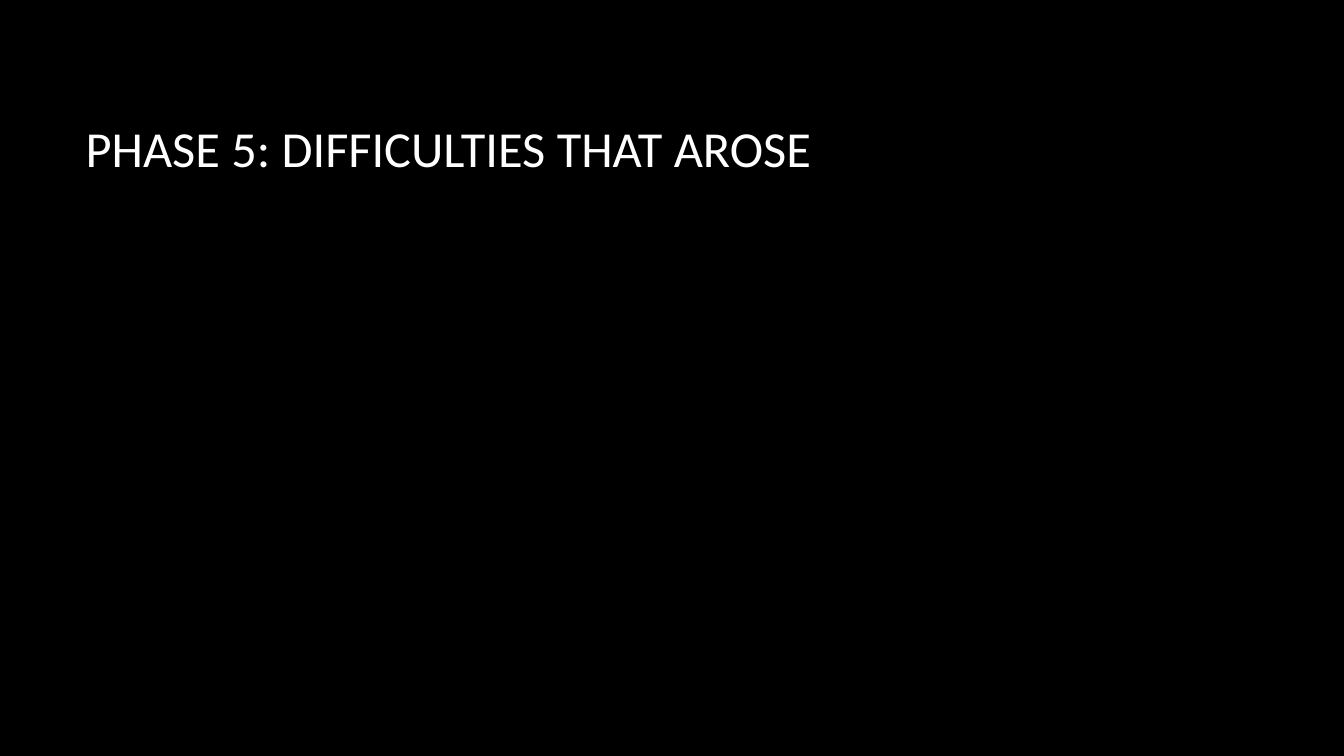
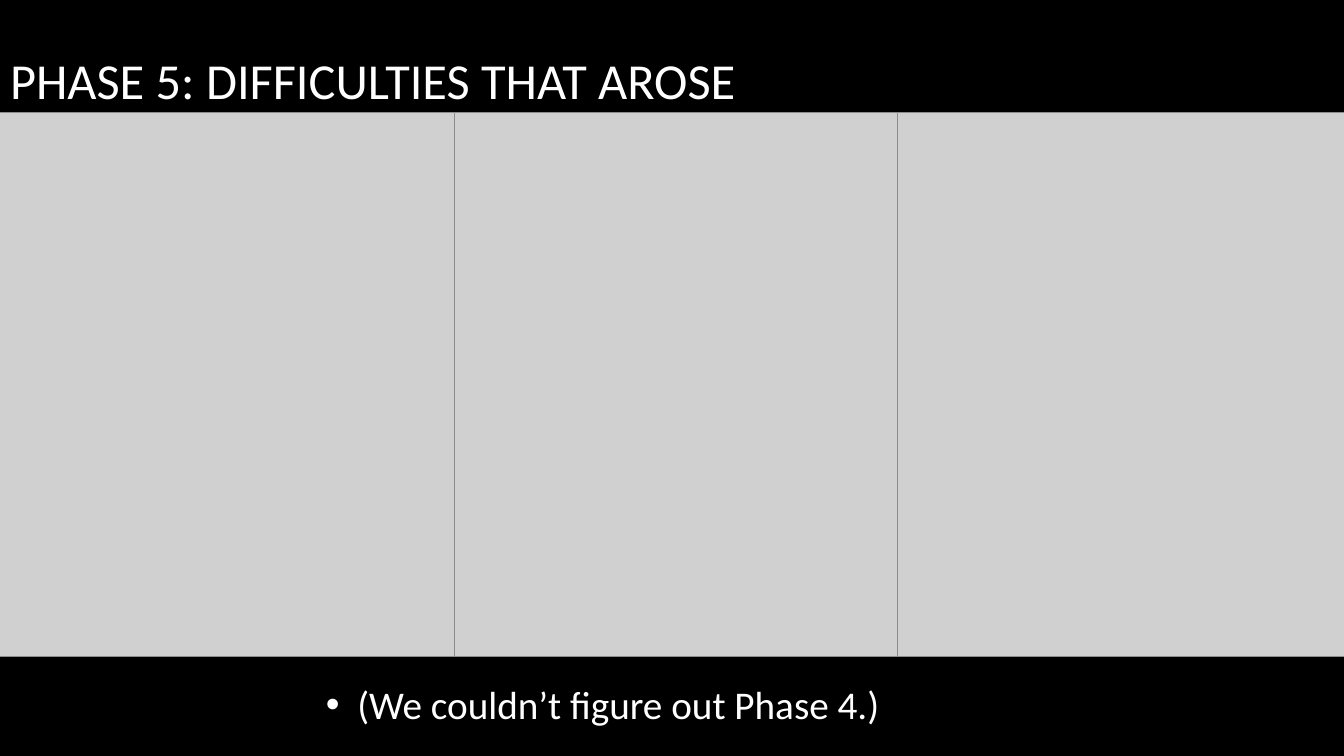
Before and after one commit to sheawinkler/230Project, a slide deck: slide 19 of Part6/The Adventurous Project of building a processor.pptx (slide 18 before the commit). Drawn at 1344x756 pixels with LibreOffice and Linux fonts; fonts in the diff are those of the drawing; grey boxes stand for pictures; background and template pictures are left out. Boxes give left, top, right and bottom in pixels: in the first picture for what was removed or moved away, otherwise in the second. Text is boxed around its words. In the diff, an @@ line names an element or a change of style, - is before the commit and + after.

```diff
--- a/Part6/The Adventurous Project of building a processor.pptx
+++ b/Part6/The Adventurous Project of building a processor.pptx
@@ title "PHASE 5: DIFFICULTIES THAT AROSE" moved from (x1=86, y1=134, x2=811, y2=168) to (x1=10, y1=66, x2=735, y2=100) @@
@@ picture added at (x1=0, y1=113, x2=455, y2=657) @@
@@ picture added at (x1=353, y1=113, x2=897, y2=657) @@
@@ picture added at (x1=802, y1=113, x2=1344, y2=657) @@
@@ text added at (x1=357, y1=690, x2=880, y2=726), 28 pt, text #FFFFFF @@
+• (We couldn’t figure out Phase 4.)
```
Also in this commit, not shown: 18 other slides changed, 6 slides added, 2 slides removed.
